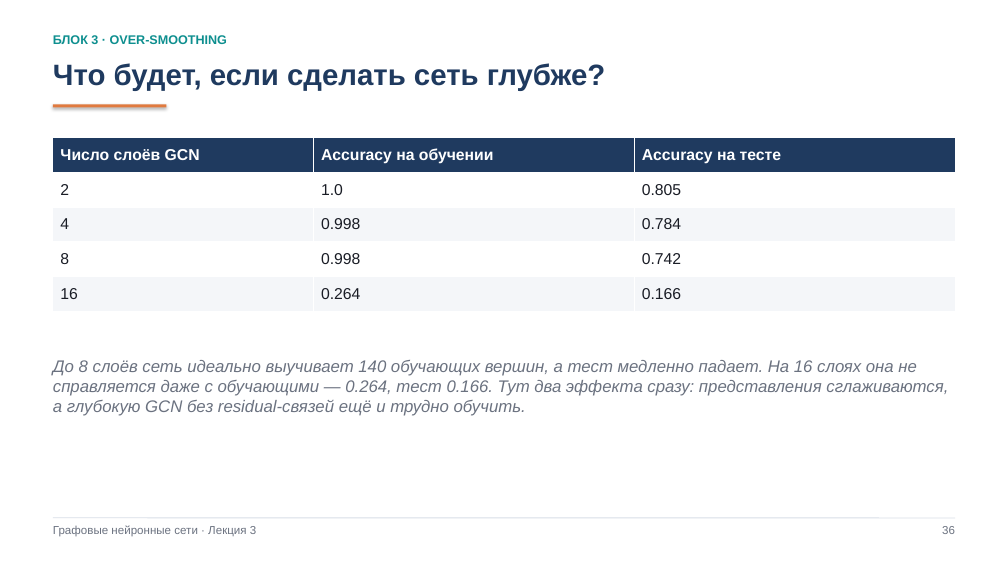
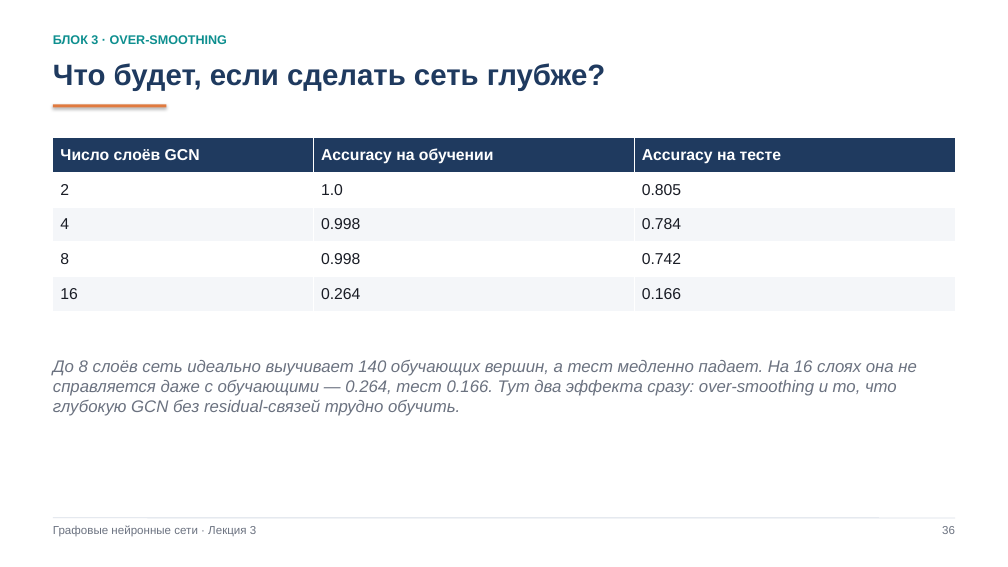
Before and after one commit to rustam-azimov/gnn-course-itmo, a slide deck: slide 37 of lectures/lecture03_gnn_message_passing.pptx. Drawn at 1008x567 pixels with LibreOffice and Linux fonts; fonts in the diff are those of the drawing. Boxes give left, top, right and bottom in pixels: in the first picture for what was removed or moved away, otherwise in the second. Text is boxed around its words. In the diff, an @@ line names an element or a change of style, - is before the commit and + after.

Commit message:
Лекция 4 и практика 4 с решением: выразительность GNN; в лекции 3 термин over-smoothing

```diff
--- a/lectures/lecture03_gnn_message_passing.pptx
+++ b/lectures/lecture03_gnn_message_passing.pptx
@@ text at box(53, 360, 917, 416): text changed @@
-До 8 слоёв сеть идеально выучивает 140 обучающих вершин, а тест медленно падает. На 16 слоях она не справляется даже с обучающими — 0.264, тест 0.166. Тут два эффекта сразу: представления сглаживаются, а глубокую GCN без residual-связей ещё и трудно обучить.
+До 8 слоёв сеть идеально выучивает 140 обучающих вершин, а тест медленно падает. На 16 слоях она не справляется даже с обучающими — 0.264, тест 0.166. Тут два эффекта сразу: over-smoothing и то, что глубокую GCN без residual-связей трудно обучить.
```
Also in this commit, not shown: 3 other files.
